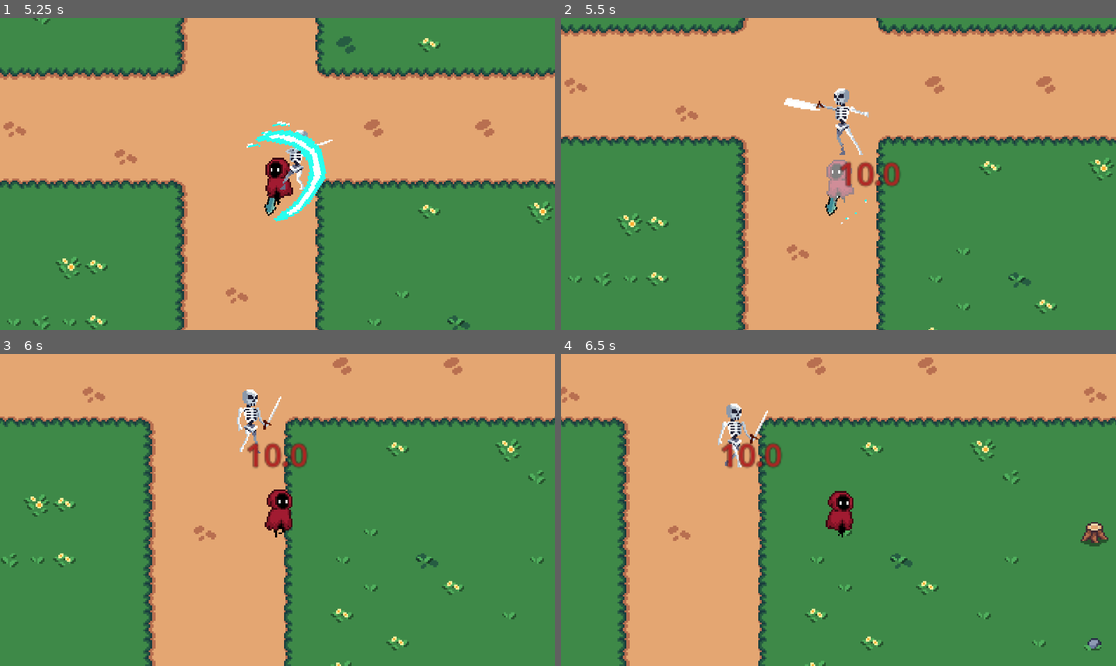
Above: before the commit, frames 1-4 (two rows, left to right).
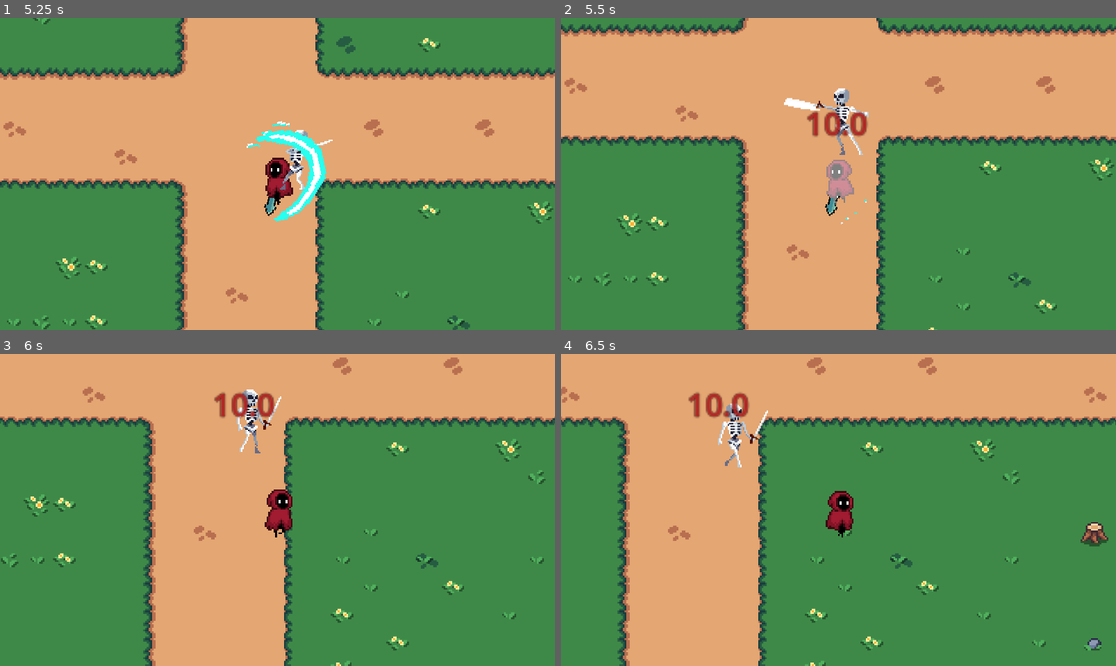
Above: after the commit, the same moments.

Repository: Jerga99/godot-2d-game-course
Game: Godot game, scene res://scenes/play_scene.tscn
The game is run twice, just before and just after one commit, with the same random seed, the same clock (stepped at 60 frames per second) and the same inputs.
Inputs (mouse positions are in pixels of both pictures, inside the frame that each line leads up to):
- Up to frame 1 (5.25 s): move the mouse to (399, 158) at 0.52 s; hold D (right) 0.53-1.28 s; tap one key every 0.75 s from 0.6 s: 1 (ability_1) 2 (ability_2) 3 (ability_3) 1 (ability_1) 2 (ability_2) 3 (ability_3) 1 (ability_1); move the mouse to (166, 189) at 1.27 s; hold S (down) 1.28-2.03 s; move the mouse to (333, 105) at 2.02 s; hold D (right) 2.03-2.78 s; move the mouse to (249, 236) at 2.77 s; hold W (up) 2.78-3.53 s; move the mouse to (444, 220) at 3.52 s; hold A (left) 3.53-5.03 s; move the mouse to (111, 127) at 4.27 s; move the mouse to (305, 174) at 5.02 s; hold S (down) from 5.03 s (still down)
- Up to frame 2 (5.5 s): keep holding S (down)
- Up to frame 3 (6 s): move the mouse to (194, 432) at 5.77 s; release S (down) at 5.78 s; hold D (right) from 5.78 s (still down); tap 2 (ability_2) at 5.85 s
- Up to frame 4 (6.5 s): keep holding D (right)

Frame 1 is identical in both runs. In frame 2, 1.0% of the frame differs, in the area x 44-62%, y 29-55%; in frame 3, 1.0%; in frame 4, 1.0%, in the area x 22-40%, y 12-37%.

Commit message:
Find spawn position for text

Diff:
--- a/scenes/play_scene.tscn
+++ b/scenes/play_scene.tscn
@@ -126,6 +126,7 @@
 [node name="Player" parent="." instance=ExtResource("2_0tbyp")]
 z_index = 100
 speed = 100.0
+max_health = 300.0
 
 [node name="Map" type="Node" parent="."]
 
--- a/scripts/autoload/float_text.gd
+++ b/scripts/autoload/float_text.gd
@@ -1,6 +1,6 @@
 extends Node
 
-func show_damage_text(damage: String, position: Vector2, color: Color):
+func show_damage_text(damage: String, spawn_pos: Vector2, color: Color):
 	var label = Label.new()
 	label.text = damage
 	label.z_index = 1000
@@ -11,6 +11,9 @@
 	label.label_settings.outline_color = "#000"
 	label.label_settings.outline_size = 1
 
-	label.position = position
+	add_child(label)
 
-	add_child(label)
+	var x_offset = randf_range(-10.0, 10.0)
+	var spawn_offset = label.size / 2
+	label.position = spawn_pos - spawn_offset
+	label.position.x += x_offset
--- a/scripts/entity/entity.gd
+++ b/scripts/entity/entity.gd
@@ -43,6 +43,10 @@
 	current_anim = null
 
 func _show_damage_popup(damage: float):
-	FloatText.show_damage_text(str(damage), position, Color.FIREBRICK)
+	var anim = animated_sprite.animation
+	var frame_tex = animated_sprite.sprite_frames.get_frame_texture(anim, 0)
+	var height = frame_tex.get_height()
+	var spawn_position = Vector2(position.x, position.y - (height * 0.5))
+	FloatText.show_damage_text(str(damage), spawn_position, Color.FIREBRICK)
 
 func _show_damage_taken_effect(): pass
